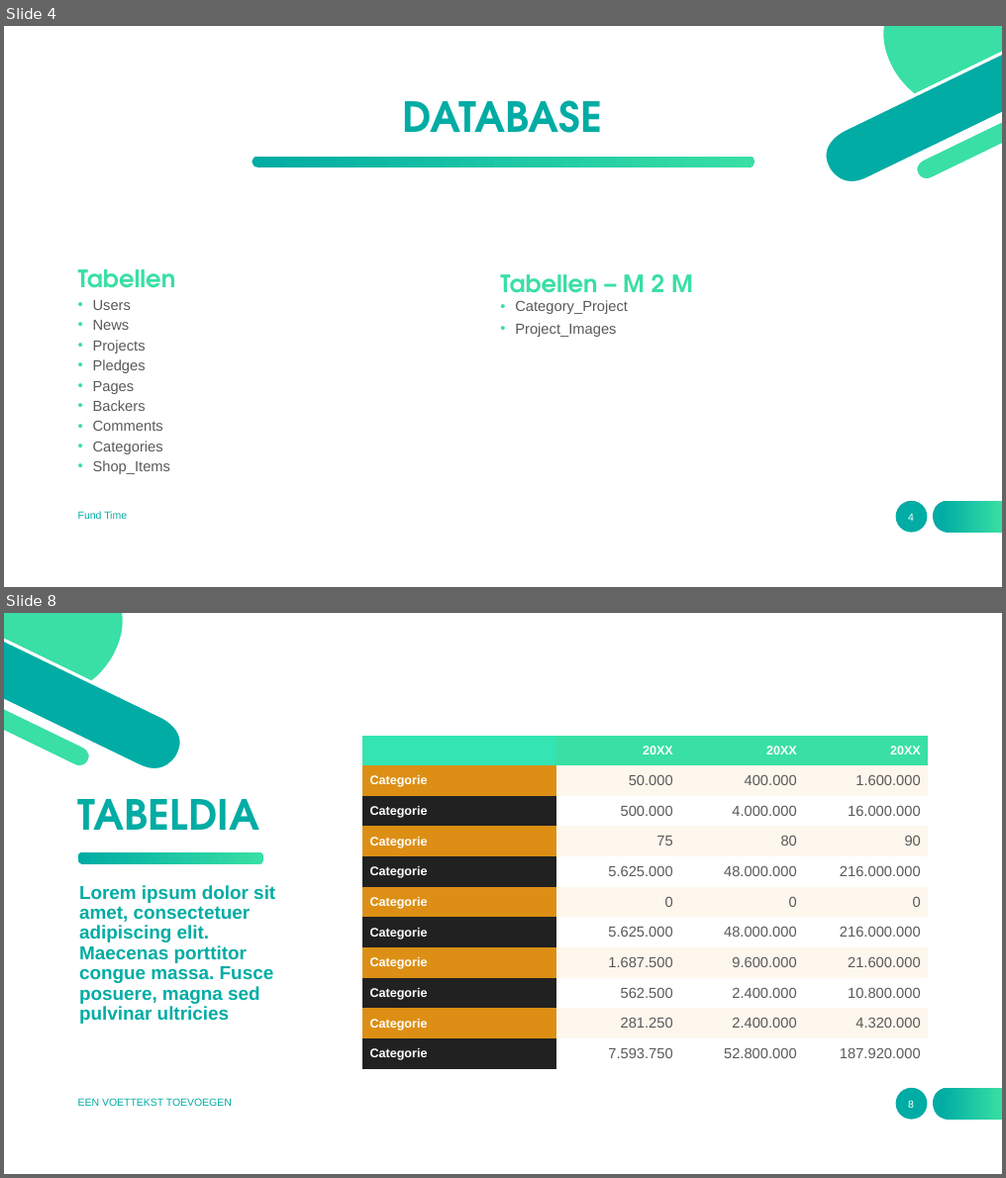
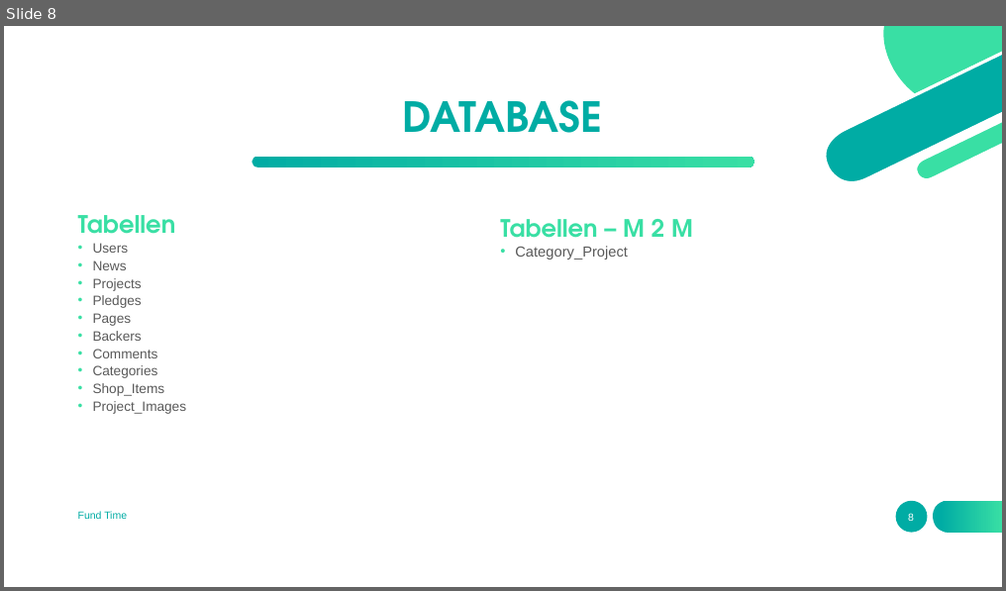
Before and after one commit to nawatend/fundtime, a slide deck: docs/Fund Time.pptx. Shown one above the other, each under a label of ours: slides 4 and 8 before the commit, slide 8 after it; the slides between them are not shown. The pictures are 1006x1178 and 1006x591 pixels, drawn with LibreOffice and Linux fonts; fonts in the diff are those of the drawing. Boxes give left, top, right and bottom in pixels: in the first picture for what was removed or moved away, otherwise in the second. Text is boxed around its words. In the diff, an @@ line names an element or a change of style, - is before the commit and + after.

```diff
--- a/docs/Fund Time.pptx
+++ b/docs/Fund Time.pptx
@@ slide 8 removed at (4, 613, 1002, 1174), background #FFFFFF; not listed: 2 template elements that a slide beside it also shows @@
@@ group removed at (4, 613, 183, 771): 6 freeform shapes @@
@@ table removed at (362, 735, 928, 1069), 11 rows, 4 columns @@
- | 20XX | 20XX | 20XX
-Categorie | 50.000 | 400.000 | 1.600.000
-Categorie | 500.000 | 4.000.000 | 16.000.000
-Categorie | 75 | 80 | 90
-Categorie | 5.625.000 | 48.000.000 | 216.000.000
-Categorie | 0 | 0 | 0
-Categorie | 5.625.000 | 48.000.000 | 216.000.000
-Categorie | 1.687.500 | 9.600.000 | 21.600.000
-Categorie | 562.500 | 2.400.000 | 10.800.000
-Categorie | 281.250 | 2.400.000 | 4.320.000
-Categorie | 7.593.750 | 52.800.000 | 187.920.000
@@ title removed at (78, 799, 260, 830) @@
-TABELDIA
@@ freeform shape removed at (77, 851, 263, 864) @@
@@ text removed at (79, 885, 275, 1024) @@
-Lorem ipsum dolor sit amet, consectetuer adipiscing elit. Maecenas porttitor congue massa. Fusce posuere, magna sed pulvinar ultricies
@@ text removed at (78, 1098, 232, 1106) @@
-EEN VOETTEKST TOEVOEGEN
@@ page number removed at (908, 1100, 914, 1108) @@
-8
@@ what was slide 4 is now slide 8 @@
@@ slide 8 changed as well @@
@@ text at (93, 243, 165, 396): size 14 to 12.9 pt in "Users", "News", "Projects", "Pledges" and 5 more places; line spacing 0.8 to 0.7 @@
@@ 4 texts: place and size @@
-4 texts at (78, 270, 693, 474)
+4 texts at (78, 215, 693, 414)
@@ text at (515, 323, 616, 337): paragraph removed @@
-• Project_Images
@@ text at (93, 401, 187, 414): paragraph added @@
+• Project_Images
@@ page number at (908, 513, 914, 521): text changed @@
-4
+8
```
Also in this commit, not shown: 4 other slides changed, 8 slides added, 5 other slides removed, 4 other files.
